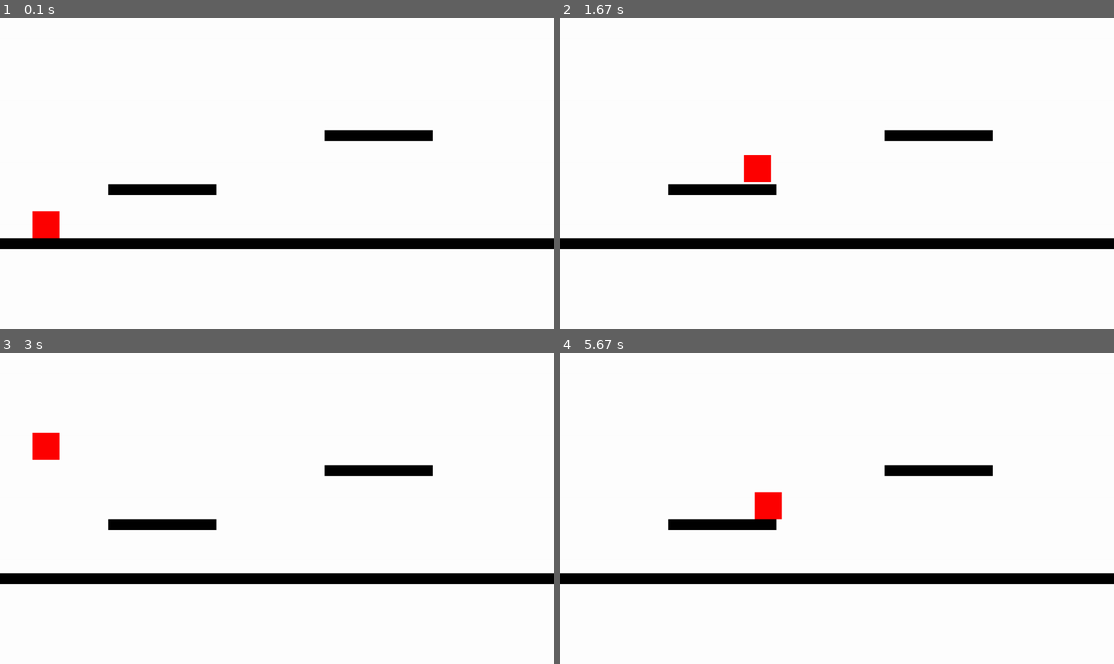
Above: before the commit, frames 1-4 (two rows, left to right).
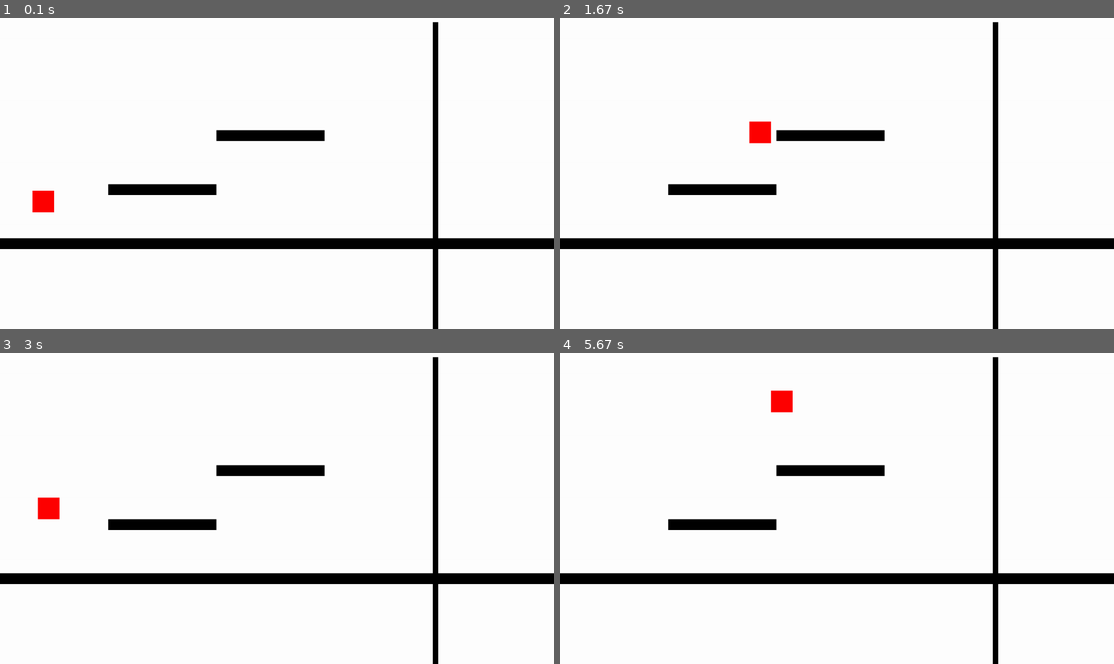
Above: after the commit, the same moments.

Repository: bobacojr/Pygame_Contra
Game: pygame game, started from main.py
The game is run twice, just before and just after one commit, with the same random seed, the same clock (stepped at 60 frames per second) and the same inputs.
Inputs:
- Up to frame 1 (0.1 s): no input
- Up to frame 2 (1.67 s): tap Space at 0.33, 0.73, 1.03, 1.23, 1.53 s; hold D 0.67-1.13 s; hold D 1.17-1.63 s
- Up to frame 3 (3 s): hold A 1.67-2.2 s; tap Space at 1.73, 2.03, 2.3, 2.63, 2.93 s; hold S 2.23-2.53 s; hold A 2.57-2.97 s
- Up to frame 4 (5.67 s): hold D 3-3.63 s; tap Space at 3.07, 3.37, 3.73, 4.13, 4.43, 4.63, 4.93, 5.13, 5.43, 5.63 s; hold S 3.67-4.03 s; hold A 4.07-4.53 s; hold D 4.57-5.03 s; hold D 5.07-5.53 s; hold A from 5.57 s (still down)

The runs differ from the first frame. In frame 1, 3.1% of the frame differs, in the area x 5-80%, y 1-100%; in frame 2, 3.1%; in frame 3, 3.2%; in frame 4, 3.2%, in the area x 35-80%, y 1-100%.

Commit message:
fixed platform collision logic and added basic wall jumping. The player is capable of moving through all platforms which may change depending on the type of platform they are colliding with

Diff:
--- a/main.py
+++ b/main.py
@@ -8,13 +8,14 @@
 pygame.init()
 screen = pygame.display.set_mode((SCREEN_WIDTH, SCREEN_HEIGHT))
 clock = pygame.time.Clock()
-player = Player(60, 600, 50, 50, RED, 5)
+player = Player(60, 500, 40, 40, RED, 5)
 
 # Platforms
 platforms = [
     Platform(0, 600, SCREEN_WIDTH, 20, BLACK),  # Ground platform
     Platform(200, 500, 200, 20, BLACK),  # Raised platform
-    Platform(600, 400, 200, 20, BLACK),  # Another raised platform
+    Platform(400, 400, 200, 20, BLACK),  # Another raised platform
+    Platform(800, 200, 10, 600, BLACK),  # Tall platform
 ]
 
 # Game loop
@@ -46,7 +47,7 @@
 
     screen.fill(WHITE)
     for platform in platforms:
-        pygame.draw.rect(screen, BLACK, platform)
+        pygame.draw.rect(screen, platform.color, platform)
     player.draw(screen)
     pygame.display.update()
     clock.tick(60)
--- a/platforms.py
+++ b/platforms.py
@@ -4,6 +4,8 @@
     def __init__(self, x, y, width, height, color):
         self.rect = pygame.Rect(x, y, width, height)
         self.color = color
+        self.rect.top = y
+        self.rect.bottom = y + height
 
     def draw(self, screen):
         pygame.draw.rect(screen, self.color, self.rect)
--- a/player.py
+++ b/player.py
@@ -12,6 +12,9 @@
         self.on_object = False
         self.target_platform = None
         self.current_platform = None
+        self.current_wall = None
+        self.wall_jump_used = False
+        self.on_wall = False
 
     def move(self, dx):
         """ Move the player horizontally by dx units """
@@ -22,6 +25,15 @@
         if self.on_object: # If standing on something...
             self.y_velocity = self.jump_strength # Upwards velocity is now -10...
             self.on_object = False # Reset to false...
+            self.wall_jump_used = False # Reset to false...
+        elif self.on_wall and not self.wall_jump_used:
+            self.y_velocity = self.jump_strength
+            self.on_wall = False
+            self.wall_jump_used = True
+            if self.rect.left < self.current_wall.rect.left:
+                self.move(-2)
+            else:
+                self.move(2)
 
     def fall(self):
         """ Let the player fall through a platform if they are grounded """
@@ -30,25 +42,26 @@
             self.on_object = False # Player is no longer on the platform...
 
     def update(self, platforms):
-        print(f'PlayerX: {self.rect.x}, PlayerY: {self.rect.y}')
         self.y_velocity += self.gravity # Gravity slowly pulls player downwards after jumping...
         self.rect.y += self.y_velocity # Update y position to the new position...
         self.on_object = False # Reset the flag before checking for collisions...
 
         for platform in platforms:
             """ Snap the player ontop of platforms on collision """
-            print(f'Player Bottom: {self.rect.bottom}, Platform Top: {platform.rect.top}')
             if platform == self.target_platform: # Continue if the platform is the target platform...
                 continue
 
-            if self.rect.colliderect(platform): # Player collided with a platform...
-                print(f'Collision detected! Player Bottom: {self.rect.bottom}, Platform Top: {platform.rect.top}')
-                if self.y_velocity >= 0 and self.rect.bottom >= platform.rect.top - 100:
-                    print(f'Snapping to platform! Player Bottom: {self.rect.bottom}, Platform Top: {platform.rect.top}')
+            if self.rect.colliderect(platform.rect): # Player collided with a platform...
+                if self.y_velocity >= 0 and self.rect.bottom >= platform.rect.top and self.rect.bottom <= platform.rect.top + 20:
                     self.rect.bottom = platform.rect.top # Move the bottom of the player to the top of the platform...
                     self.y_velocity = 0
                     self.on_object = True
                     self.current_platform = platform # Track the current platform...
+                    self.target_platform = None # Reset the target_platform...
+                    self.wall_jump_used = False # Reset wall jump...
+                elif self.rect.bottom > platform.rect.top and self.rect.top < platform.rect.bottom:
+                    self.on_wall = True
+                    self.current_wall = platform
 
         if self.target_platform and not self.rect.colliderect(self.target_platform): # If player is not on the target_platform set it to None
             self.target_platform = None
